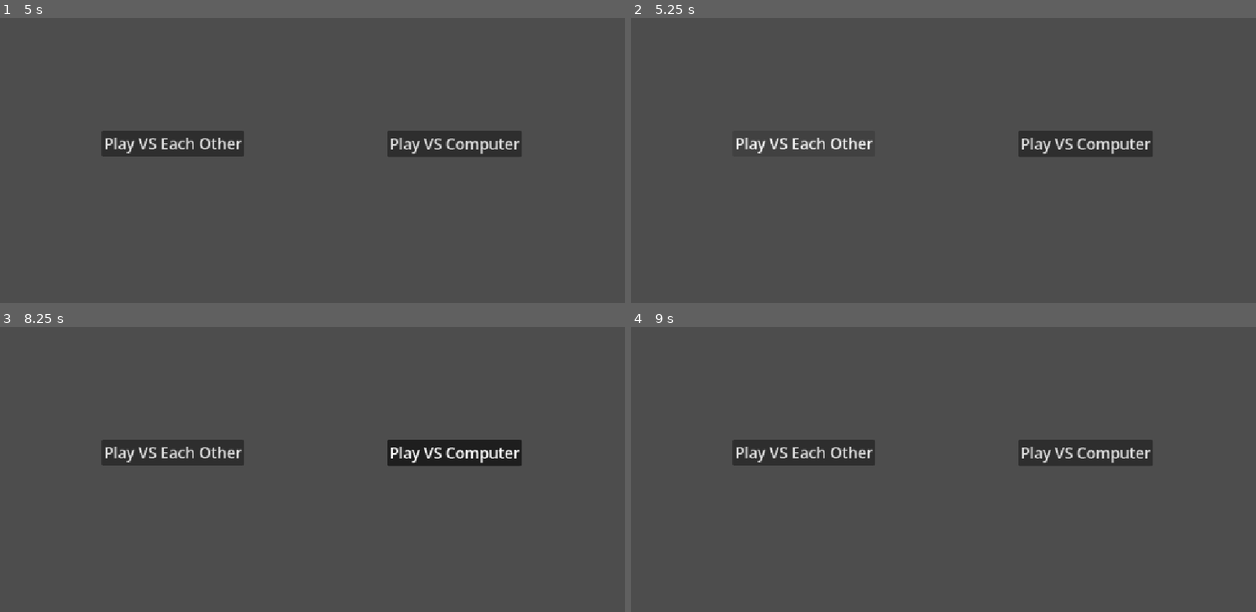
Above: before the commit, frames 1-4 (two rows, left to right).
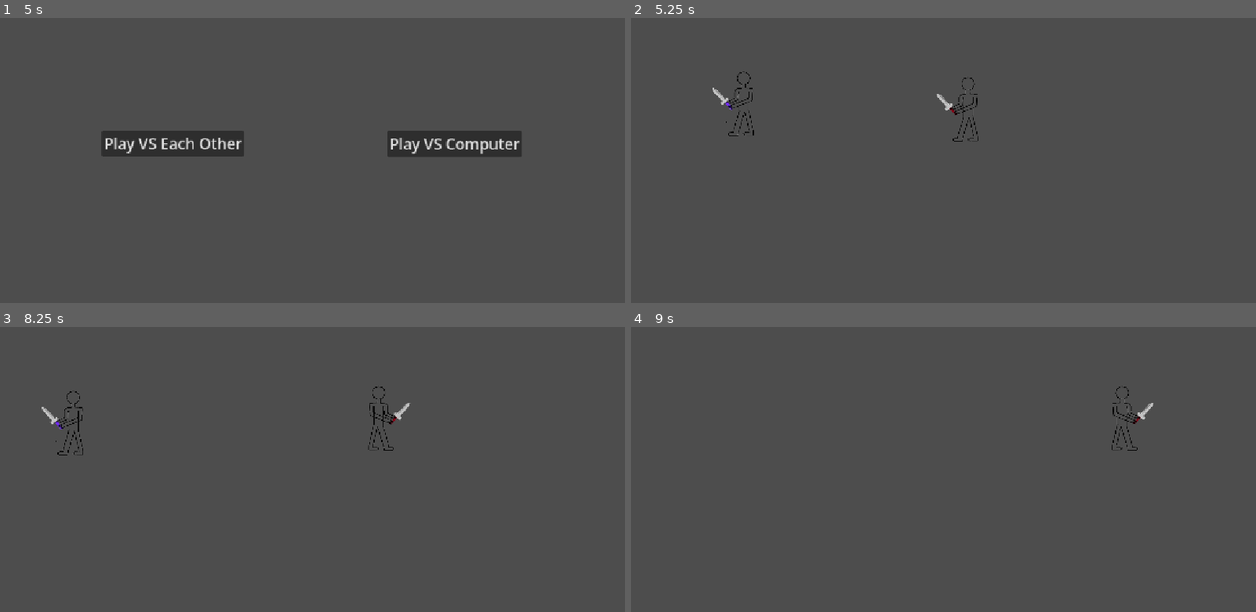
Above: after the commit, the same moments.

Repository: Donald-Ryrie/Development-for-DT-Outcome
Game: Godot game, scene res://Top Menu.tscn
The game is run twice, just before and just after one commit, with the same random seed, the same clock (stepped at 60 frames per second) and the same inputs.
Inputs (mouse positions are in pixels of both pictures, inside the frame that each line leads up to):
- Up to frame 1 (5 s): click "Controls" at 0.5 s; click "Back to Main Menu" at 1.25 s; click "Credits" at 2 s; click "Back to Main Menu" at 2.75 s; click "Play" at 3.5 s; click "Sport - how many goals can yo…" at 4.25 s
- Up to frame 2 (5.25 s): click "Play VS Each Other" at 5 s
- Up to frame 3 (8.25 s): click (175, 452) at 5.75 s, where only the run before the commit has a clickable "Play VS Each Other"; click (456, 452) at 6.5 s, where only the run before the commit has a clickable "Play VS Computer"; click (456, 452) at 7.25 s, where only the run before the commit has a clickable "Play VS Computer"; tap Enter at 8 s; move the mouse to (450, 443) at 8.02 s; hold Right (P1_right, bound only after the commit) from 8.03 s (still down); hold A (P2_left, bound only after the commit) from 8.03 s (still down); tap S (P2_down, bound only after the commit) at 8.1 s; click (450, 443) at 8.17 s
- Up to frame 4 (9 s): release Right (P1_right, bound only after the commit) at 8.75 s; release A (P2_left, bound only after the commit) at 8.75 s; drag from (818, 478) to (912, 532) at 8.77 s

Frame 1 is identical in both runs. In frame 2, 2.6% of the frame differs, in the area x 13-84%, y 18-49%; in frame 3, 4.1%, in the area x 6-84%, y 20-49%; in frame 4, 3.8%.

Commit message:
Finished MVP

Diff:
--- /dev/null
+++ b/dt-digital-outcome-2026/AI_button.gd
@@ -0,0 +1,6 @@
+extends Button
+
+
+
+func _on_pressed() -> void:
+	get_tree().change_scene_to_file("res://Sports Arena (Football).tscn")
--- a/dt-digital-outcome-2026/Battle Arena.tscn
+++ b/dt-digital-outcome-2026/Battle Arena.tscn
@@ -1,3 +1,12 @@
 [gd_scene format=3 uid="uid://p6rw7brnh5xd"]
 
+[ext_resource type="PackedScene" uid="uid://cvfejquxsbsv6" path="res://player_1.tscn" id="1_pwjw3"]
+[ext_resource type="PackedScene" uid="uid://43se04k8mkvr" path="res://player_2.tscn" id="2_fc3gl"]
+
 [node name="Game Base" type="Node2D" unique_id=1134103671]
+
+[node name="Player 1" parent="." unique_id=1690450353 instance=ExtResource("1_pwjw3")]
+position = Vector2(286, 169)
+
+[node name="Player 2" parent="." unique_id=2115776719 instance=ExtResource("2_fc3gl")]
+position = Vector2(528, 206)
--- a/dt-digital-outcome-2026/PVP or AI Menu.tscn
+++ b/dt-digital-outcome-2026/PVP or AI Menu.tscn
@@ -1,4 +1,7 @@
 [gd_scene format=3 uid="uid://5fd5fbb1x0c4"]
+
+[ext_resource type="Script" uid="uid://dwoaqpxgrg12g" path="res://PVP_button.gd" id="1_1ph0k"]
+[ext_resource type="Script" uid="uid://bll45g8mu57n" path="res://AI_button.gd" id="2_sgqf6"]
 
 [node name="Control" type="Control" unique_id=584929635]
 layout_mode = 3
@@ -16,6 +19,7 @@
 offset_bottom = 330.99994
 theme_override_font_sizes/font_size = 28
 text = "Play VS Each Other"
+script = ExtResource("1_1ph0k")
 
 [node name="Button2" type="Button" parent="." unique_id=1595887966]
 layout_mode = 0
@@ -25,3 +29,8 @@
 offset_bottom = 332.25348
 theme_override_font_sizes/font_size = 28
 text = "Play VS Computer"
+script = ExtResource("2_sgqf6")
+
+[connection signal="pressed" from="Button" to="Button" method="_on_pressed"]
+[connection signal="pressed" from="Button2" to="Button" method="_on_button_2_pressed"]
+[connection signal="pressed" from="Button2" to="Button2" method="_on_pressed"]
--- /dev/null
+++ b/dt-digital-outcome-2026/PVP_button.gd
@@ -0,0 +1,5 @@
+extends Button
+
+
+func _on_pressed() -> void:
+	get_tree().change_scene_to_file("res://Sports Arena (Football).tscn")
--- a/dt-digital-outcome-2026/Sports Arena (Football).tscn
+++ b/dt-digital-outcome-2026/Sports Arena (Football).tscn
@@ -1,3 +1,12 @@
 [gd_scene format=3 uid="uid://bshxqw8jm0oj8"]
 
-[node name="Node2D" type="Node2D" unique_id=1188191678]
+[ext_resource type="PackedScene" uid="uid://43se04k8mkvr" path="res://player_2.tscn" id="1_nn514"]
+[ext_resource type="PackedScene" uid="uid://cvfejquxsbsv6" path="res://player_1.tscn" id="2_mopx0"]
+
+[node name="Football Arena" type="Node2D" unique_id=1188191678]
+
+[node name="Player 2" parent="." unique_id=2115776719 instance=ExtResource("1_nn514")]
+position = Vector2(208, 231)
+
+[node name="Player 1" parent="." unique_id=1690450353 instance=ExtResource("2_mopx0")]
+position = Vector2(616, 244)
--- /dev/null
+++ b/dt-digital-outcome-2026/player_1.gd
@@ -0,0 +1,12 @@
+extends CharacterBody2D
+
+func _physics_process(delta: float) -> void:
+	var direction = Input.get_vector("P1_left", "P1_right", "P1_up", "P1_down")
+	velocity = direction * 400
+	move_and_slide()
+
+func _input(event: InputEvent) -> void:
+	if event.is_action_pressed("P1_left"):
+		$"Player Character".frame = 0
+	elif event.is_action_pressed("P1_right"):
+		$"Player Character".frame = 1
--- a/dt-digital-outcome-2026/player_1.tscn
+++ b/dt-digital-outcome-2026/player_1.tscn
@@ -1,16 +1,37 @@
 [gd_scene format=3 uid="uid://cvfejquxsbsv6"]
 
+[ext_resource type="Script" uid="uid://dbm2176o4fpe6" path="res://player_1.gd" id="1_bxx23"]
 [ext_resource type="Texture2D" uid="uid://dq4856vg25dqj" path="res://Untitled-removebg-preview.png" id="1_squ5q"]
+[ext_resource type="Texture2D" uid="uid://c5hadbxq1mkey" path="res://Untitled-removebg-preview opposite.png" id="3_qh3su"]
+
+[sub_resource type="SpriteFrames" id="SpriteFrames_b507a"]
+animations = [{
+"frames": [{
+"duration": 1.0,
+"texture": ExtResource("1_squ5q")
+}, {
+"duration": 1.0,
+"texture": ExtResource("3_qh3su")
+}],
+"loop": 1,
+"name": &"Player Walking",
+"speed": 5.0
+}]
 
 [sub_resource type="CircleShape2D" id="CircleShape2D_b507a"]
 radius = 44.28318
 
 [node name="Player 1" type="CharacterBody2D" unique_id=1690450353]
+scale = Vector2(0.5, 0.5)
+script = ExtResource("1_bxx23")
 
-[node name="Player Character" type="Sprite2D" parent="." unique_id=1092603114]
+[node name="Player Character" type="AnimatedSprite2D" parent="." unique_id=1572393066]
 position = Vector2(2, 33.999996)
 rotation = 0.00046616048
-texture = ExtResource("1_squ5q")
+sprite_frames = SubResource("SpriteFrames_b507a")
+animation = &"Player Walking"
 
 [node name="CollisionShape2D" type="CollisionShape2D" parent="." unique_id=1648209378]
 shape = SubResource("CircleShape2D_b507a")
+
+[node name="AnimationPlayer" type="AnimationPlayer" parent="." unique_id=502456386]
--- a/dt-digital-outcome-2026/player_2.gd
+++ b/dt-digital-outcome-2026/player_2.gd
@@ -2,6 +2,12 @@
 
 
 func _physics_process(delta):
-	var direction = Input.get_vector("move_left", "move_right", "move_up", "move_down")
+	var direction = Input.get_vector("P2_left", "P2_right", "P2_up", "P2_down")
 	velocity = direction * 400
 	move_and_slide()
+
+func _input(event: InputEvent) -> void:
+	if event.is_action_pressed("P2_left"):
+		$"Player 2".frame = 0
+	elif event.is_action_pressed("P2_right"):
+		$"Player 2".frame = 1
--- a/dt-digital-outcome-2026/player_2.tscn
+++ b/dt-digital-outcome-2026/player_2.tscn
@@ -2,16 +2,33 @@
 
 [ext_resource type="Script" uid="uid://bnm2y7liephd7" path="res://player_2.gd" id="1_8xjnt"]
 [ext_resource type="Texture2D" uid="uid://b4kgl43ek2bw8" path="res://Untitled2-removebg-preview.png" id="1_wkcja"]
+[ext_resource type="Texture2D" uid="uid://cqc3lpy3k5cyu" path="res://Untitled2-removebg-preview opposite.png" id="3_ufh5k"]
+
+[sub_resource type="SpriteFrames" id="SpriteFrames_wugdy"]
+animations = [{
+"frames": [{
+"duration": 1.0,
+"texture": ExtResource("1_wkcja")
+}, {
+"duration": 1.0,
+"texture": ExtResource("3_ufh5k")
+}],
+"loop": 1,
+"name": &"Player 2 Walking",
+"speed": 5.0
+}]
 
 [sub_resource type="CircleShape2D" id="CircleShape2D_wugdy"]
 radius = 46.0
 
 [node name="Player 2" type="CharacterBody2D" unique_id=2115776719]
+scale = Vector2(0.5, 0.5)
 script = ExtResource("1_8xjnt")
 
-[node name="Untitled2RemovebgPreview" type="Sprite2D" parent="." unique_id=909097753]
+[node name="Player 2" type="AnimatedSprite2D" parent="." unique_id=1099403838]
 position = Vector2(-6, 39)
-texture = ExtResource("1_wkcja")
+sprite_frames = SubResource("SpriteFrames_wugdy")
+animation = &"Player 2 Walking"
 
 [node name="CollisionShape2D" type="CollisionShape2D" parent="." unique_id=56728356]
 shape = SubResource("CircleShape2D_wugdy")
--- a/dt-digital-outcome-2026/project.godot
+++ b/dt-digital-outcome-2026/project.godot
@@ -24,6 +24,59 @@
 
 enabled=PackedStringArray("res://addons/ui_builder/plugin.cfg")
 
+[input]
+
+P1_left={
+"deadzone": 0.2,
+"events": [Object(InputEventKey,"resource_local_to_scene":false,"resource_name":"","device":-1,"window_id":0,"alt_pressed":false,"shift_pressed":false,"ctrl_pressed":false,"meta_pressed":false,"pressed":false,"keycode":0,"physical_keycode":4194319,"key_label":0,"unicode":0,"location":0,"echo":false,"script":null)
+]
+}
+P1_right={
+"deadzone": 0.2,
+"events": [Object(InputEventKey,"resource_local_to_scene":false,"resource_name":"","device":-1,"window_id":0,"alt_pressed":false,"shift_pressed":false,"ctrl_pressed":false,"meta_pressed":false,"pressed":false,"keycode":0,"physical_keycode":4194321,"key_label":0,"unicode":0,"location":0,"echo":false,"script":null)
+]
+}
+P1_up={
+"deadzone": 0.2,
+"events": [Object(InputEventKey,"resource_local_to_scene":false,"resource_name":"","device":-1,"window_id":0,"alt_pressed":false,"shift_pressed":false,"ctrl_pressed":false,"meta_pressed":false,"pressed":false,"keycode":0,"physical_keycode":4194320,"key_label":0,"unicode":0,"location":0,"echo":false,"script":null)
+]
+}
+P1_down={
+"deadzone": 0.2,
+"events": [Object(InputEventKey,"resource_local_to_scene":false,"resource_name":"","device":-1,"window_id":0,"alt_pressed":false,"shift_pressed":false,"ctrl_pressed":false,"meta_pressed":false,"pressed":false,"keycode":0,"physical_keycode":4194322,"key_label":0,"unicode":0,"location":0,"echo":false,"script":null)
+]
+}
+P2_left={
+"deadzone": 0.2,
+"events": [Object(InputEventKey,"resource_local_to_scene":false,"resource_name":"","device":-1,"window_id":0,"alt_pressed":false,"shift_pressed":false,"ctrl_pressed":false,"meta_pressed":false,"pressed":false,"keycode":0,"physical_keycode":65,"key_label":0,"unicode":97,"location":0,"echo":false,"script":null)
+]
+}
+P2_right={
+"deadzone": 0.2,
+"events": [Object(InputEventKey,"resource_local_to_scene":false,"resource_name":"","device":-1,"window_id":0,"alt_pressed":false,"shift_pressed":false,"ctrl_pressed":false,"meta_pressed":false,"pressed":false,"keycode":0,"physical_keycode":68,"key_label":0,"unicode":100,"location":0,"echo":false,"script":null)
+]
+}
+P2_down={
+"deadzone": 0.2,
+"events": [Object(InputEventKey,"resource_local_to_scene":false,"resource_name":"","device":-1,"window_id":0,"alt_pressed":false,"shift_pressed":false,"ctrl_pressed":false,"meta_pressed":false,"pressed":false,"keycode":0,"physical_keycode":83,"key_label":0,"unicode":115,"location":0,"echo":false,"script":null)
+]
+}
+P2_up={
+"deadzone": 0.2,
+"events": [Object(InputEventKey,"resource_local_to_scene":false,"resource_name":"","device":-1,"window_id":0,"alt_pressed":false,"shift_pressed":false,"ctrl_pressed":false,"meta_pressed":false,"pressed":false,"keycode":0,"physical_keycode":87,"key_label":0,"unicode":119,"location":0,"echo":false,"script":null)
+]
+}
+P1_attack={
+"deadzone": 0.2,
+"events": [Object(InputEventKey,"resource_local_to_scene":false,"resource_name":"","device":-1,"window_id":0,"alt_pressed":false,"shift_pressed":false,"ctrl_pressed":false,"meta_pressed":false,"pressed":false,"keycode":0,"physical_keycode":84,"key_label":0,"unicode":116,"location":0,"echo":false,"script":null)
+]
+}
+P2_attack={
+"deadzone": 0.2,
+"events": [Object(InputEventKey,"resource_local_to_scene":false,"resource_name":"","device":-1,"window_id":0,"alt_pressed":false,"shift_pressed":false,"ctrl_pressed":false,"meta_pressed":false,"pressed":false,"keycode":0,"physical_keycode":47,"key_label":0,"unicode":47,"location":0,"echo":false,"script":null)
+]
+}
+
 [physics]
 
 3d/physics_engine="Jolt Physics"
Not shown, added: dt-digital-outcome-2026/AI_button.gd.uid
Not shown, added: dt-digital-outcome-2026/PVP_button.gd.uid
Binary file added: dt-digital-outcome-2026/Untitled-removebg-preview opposite.png
Not shown, added: dt-digital-outcome-2026/Untitled-removebg-preview opposite.png.import
Binary file added: dt-digital-outcome-2026/Untitled2-removebg-preview opposite.png
Not shown, added: dt-digital-outcome-2026/Untitled2-removebg-preview opposite.png.import
Not shown, added: dt-digital-outcome-2026/player_1.gd.uid
